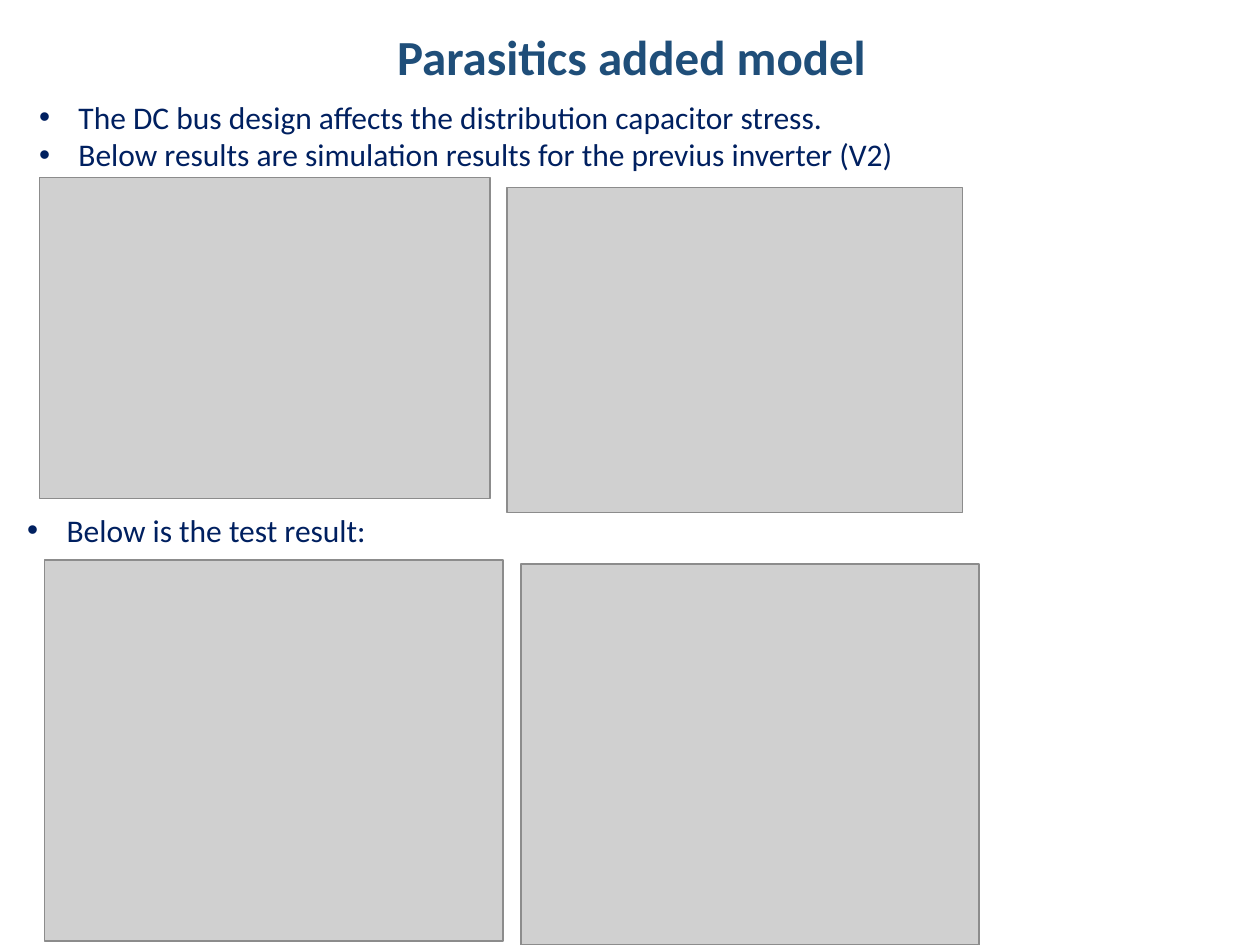
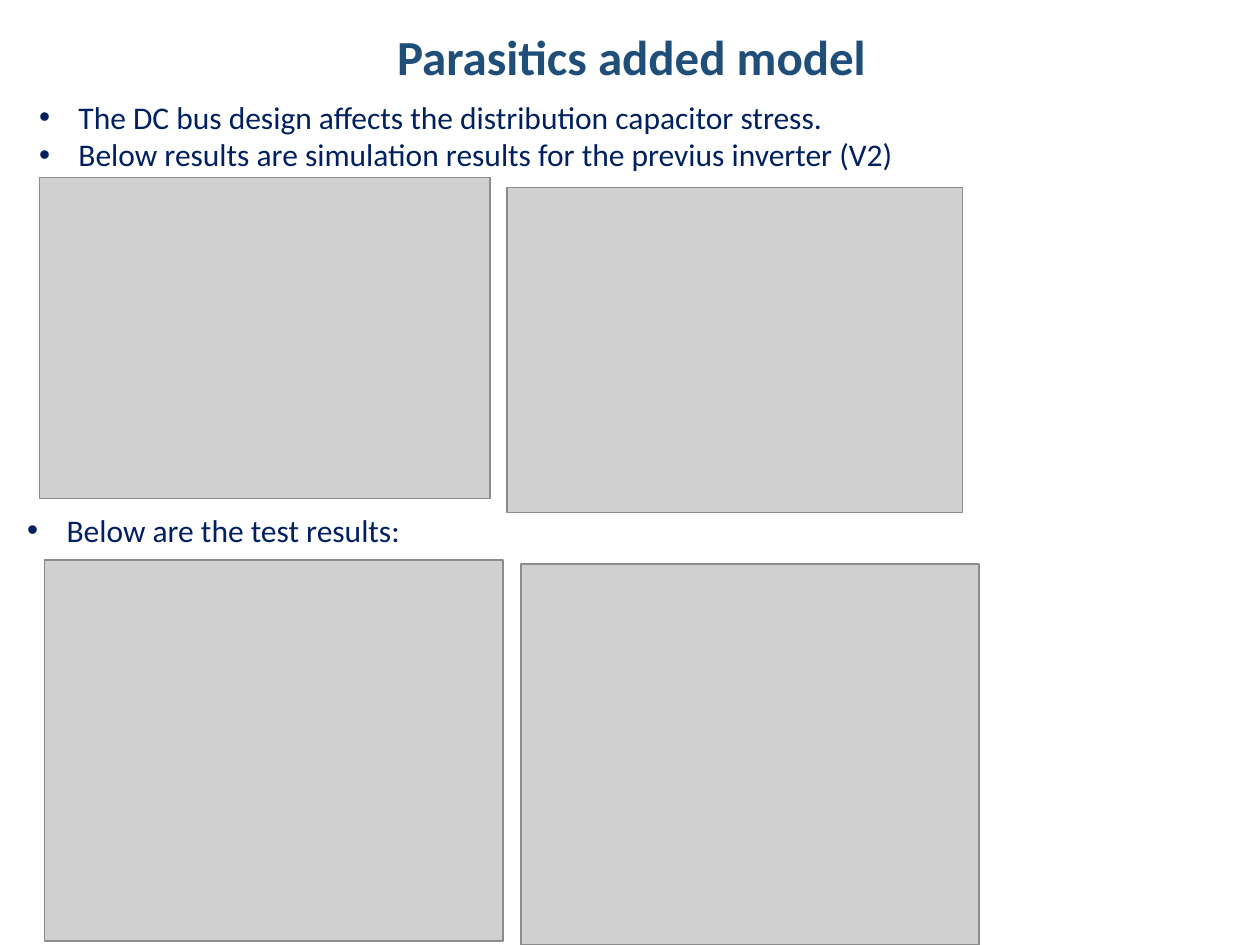
Before and after one commit to hakanpolat/IMMD, a slide deck: slide 13 of Simulation/dcbusmodelwrapup/immd_dcbusmodelwrapup.pptx. Drawn at 1260x945 pixels with LibreOffice and Linux fonts; fonts in the diff are those of the drawing; grey boxes stand for pictures. Boxes give left, top, right and bottom in pixels: in the first picture for what was removed or moved away, otherwise in the second. Text is boxed around its words. In the diff, an @@ line names an element or a change of style, - is before the commit and + after.

```diff
--- a/Simulation/dcbusmodelwrapup/immd_dcbusmodelwrapup.pptx
+++ b/Simulation/dcbusmodelwrapup/immd_dcbusmodelwrapup.pptx
@@ text at <box>67,520,399,543</box>: text changed @@
-• Below is the test result:
+• Below are the test results:
```
Also in this commit, not shown: 4 other slides changed, 6 slides added, 4 other files.
